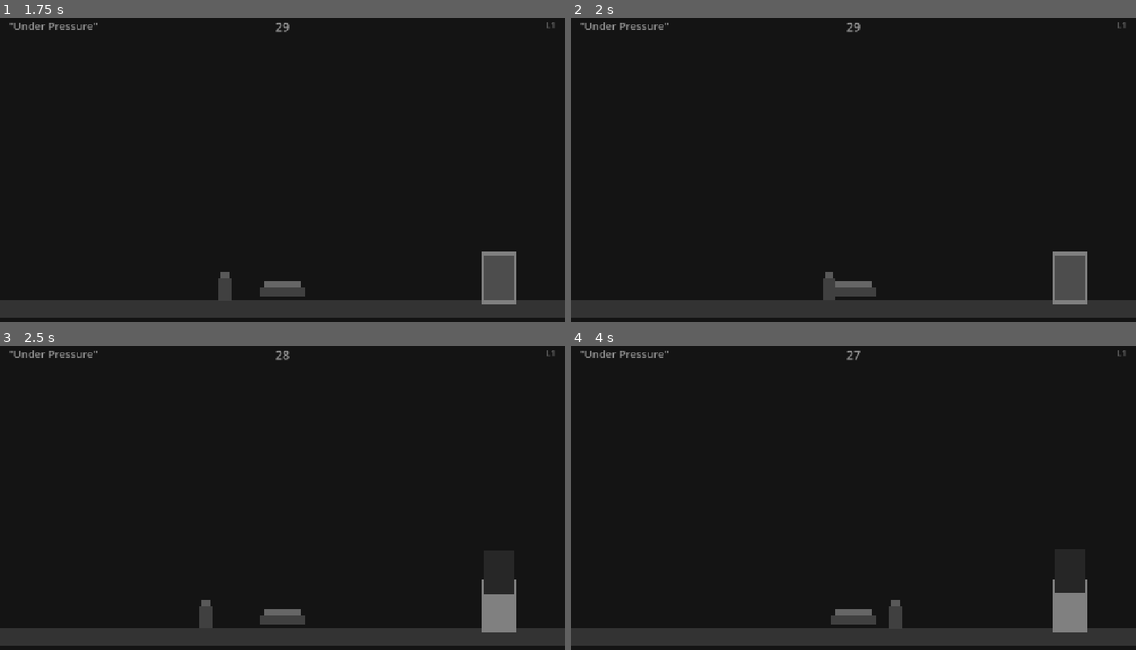
Above: before the commit, frames 1-4 (two rows, left to right).
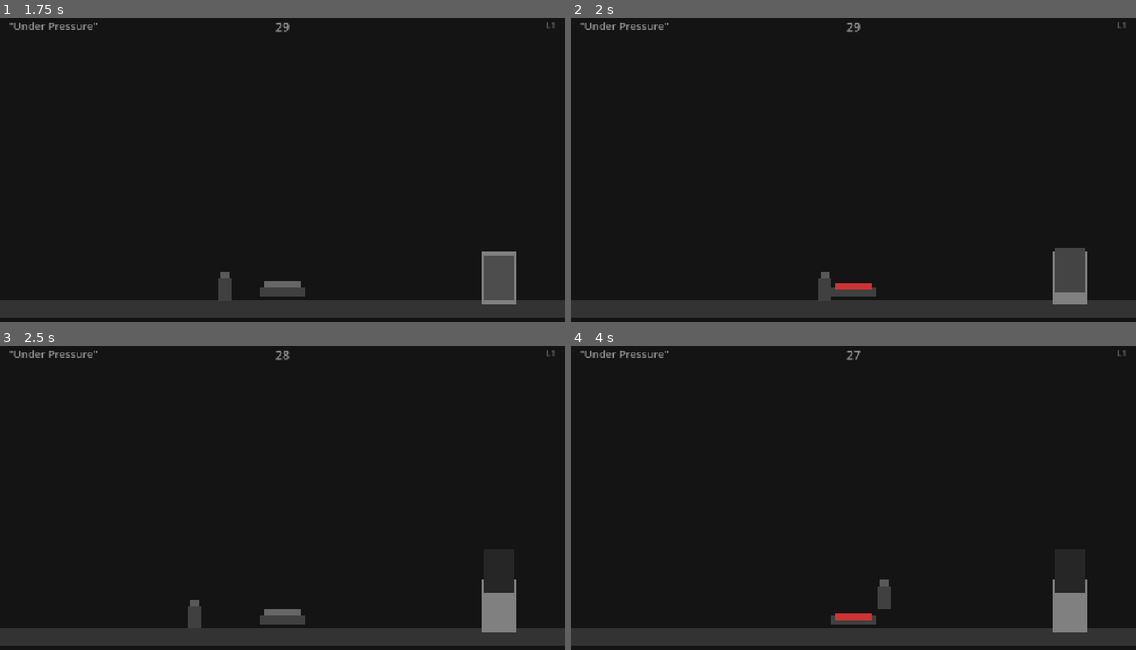
Above: after the commit, the same moments.

Repository: labradorsedsota/oneroom
Game: Godot game, scene res://scenes/main.tscn
Two runs of this game, one before a commit and one after it. Both use one fixed random seed, a clock stepped at 60 frames per second and the inputs below.
Inputs (mouse positions are in pixels of both pictures, inside the frame that each line leads up to):
- Up to frame 1 (1.75 s): move the mouse to (406, 151) at 0.52 s; hold D (move_right) from 0.53 s (still down); click (406, 151) at 0.67 s; tap Space (jump) at 0.77, 1.52 s; move the mouse to (169, 185) at 1.27 s
- Up to frame 2 (2 s): keep holding D (move_right)
- Up to frame 3 (2.5 s): move the mouse to (339, 425) at 2.02 s; release D (move_right) at 2.03 s; hold A (move_left) from 2.03 s (still down)
- Up to frame 4 (4 s): move the mouse to (825, 558) at 2.77 s; release A (move_left) at 2.78 s; hold D (move_right) from 2.78 s (still down); click (825, 558) at 2.92 s; tap Space (jump) at 3.02, 3.77 s; move the mouse to (1023, 543) at 3.52 s

Frame 1 is identical in both runs. In frame 2, 0.6% of the frame differs, in the area x 43-91%, y 75-93%; in frame 3, 0.4%; in frame 4, 0.7%, in the area x 46-59%, y 76-93%.

Commit message:
add solid collision to all buttons - prevent player from passing through

Diff:
--- a/scripts/button_interactive.gd
+++ b/scripts/button_interactive.gd
@@ -15,15 +15,20 @@
 var is_pressed: bool = false
 var original_top_position: Vector2
 var bodies_on_button: Array[Node2D] = []
+var solid_body: StaticBody2D = null
 
 # Colors
 const COLOR_INACTIVE = Color(0.4, 0.4, 0.4)  # Gray
 const COLOR_ACTIVE = Color(0.8, 0.2, 0.2)    # Red
 
+# Margin for the trigger zone extension (must be >= player half-width 15px)
+const TRIGGER_MARGIN: float = 30.0
+
 func _ready() -> void:
 	if button_top:
 		original_top_position = button_top.position
 		button_top.color = COLOR_INACTIVE
+	_create_solid_collision()
 
 func _physics_process(_delta: float) -> void:
 	# For require_stopped mode, check velocity each frame
@@ -87,3 +92,50 @@
 	tween.tween_property(button_top, "position:y", original_top_position.y, press_duration)
 
 	button_released.emit()
+
+## Solid collision: prevents player from passing through the button
+func _create_solid_collision() -> void:
+	if not button_base or not button_top:
+		return
+
+	# Calculate full button bounds from visual elements
+	var min_x = min(button_base.offset_left, button_top.offset_left)
+	var max_x = max(button_base.offset_right, button_top.offset_right)
+	var min_y = min(button_base.offset_top, button_top.offset_top)
+	var max_y = max(button_base.offset_bottom, button_top.offset_bottom)
+
+	var width = max_x - min_x
+	var height = max_y - min_y
+	var center_x = (min_x + max_x) / 2.0
+	var center_y = (min_y + max_y) / 2.0
+
+	# --- 1. Create StaticBody2D so the player can't walk/fall through ---
+	solid_body = StaticBody2D.new()
+	# Use layer 3 (value 4) instead of ground layer 2:
+	# Player collision_mask=6 (layers 2+3) → collides with button ✓
+	# RigidBody boxes (mask=3, layers 1+2) → pass through button ✓ (needed for L9)
+	solid_body.collision_layer = 4
+	solid_body.collision_mask = 0
+
+	var solid_shape = RectangleShape2D.new()
+	solid_shape.size = Vector2(width, height)
+
+	var solid_col = CollisionShape2D.new()
+	solid_col.shape = solid_shape
+	solid_col.position = Vector2(center_x, center_y)
+
+	solid_body.add_child(solid_col)
+	add_child(solid_body)
+
+	# --- 2. Extend the Area2D trigger zone so it detects the player ---
+	# standing on top / touching the side of the solid body.
+	# We add TRIGGER_MARGIN in every direction beyond the solid body bounds.
+	var trigger = $CollisionShape2D
+	if trigger:
+		var new_trigger_shape = RectangleShape2D.new()
+		new_trigger_shape.size = Vector2(
+			width + TRIGGER_MARGIN * 2,
+			height + TRIGGER_MARGIN * 2
+		)
+		trigger.shape = new_trigger_shape
+		trigger.position = Vector2(center_x, center_y)
--- a/scripts/level_05.gd
+++ b/scripts/level_05.gd
@@ -36,6 +36,9 @@
 
 	# Get indicator lights
 	_setup_indicators()
+
+	# Add solid collision to button so player can stand on it
+	_create_button_collision()
 
 func _setup_indicators() -> void:
 	indicator_lights.clear()
@@ -122,3 +125,43 @@
 
 func _on_player_entered_door() -> void:
 	level_complete.emit()
+
+func _create_button_collision() -> void:
+	var button_base_node = button.get_node_or_null("ButtonBase")
+	var button_top_node = button.get_node_or_null("ButtonTop")
+	if not button_base_node or not button_top_node:
+		return
+
+	var min_x = min(button_base_node.offset_left, button_top_node.offset_left)
+	var max_x = max(button_base_node.offset_right, button_top_node.offset_right)
+	var min_y = min(button_base_node.offset_top, button_top_node.offset_top)
+	var max_y = max(button_base_node.offset_bottom, button_top_node.offset_bottom)
+
+	var width = max_x - min_x
+	var height = max_y - min_y
+	var center_x = (min_x + max_x) / 2.0
+	var center_y = (min_y + max_y) / 2.0
+
+	# Solid body: layer 3 (value 4) — player mask=6 includes it, boxes don't
+	var solid = StaticBody2D.new()
+	solid.collision_layer = 4
+	solid.collision_mask = 0
+
+	var shape = RectangleShape2D.new()
+	shape.size = Vector2(width, height)
+
+	var col = CollisionShape2D.new()
+	col.shape = shape
+	col.position = Vector2(center_x, center_y)
+
+	solid.add_child(col)
+	button.add_child(solid)
+
+	# Extend trigger zone with margin
+	var trigger_margin := 30.0
+	var trigger = button.get_node_or_null("CollisionShape2D")
+	if trigger:
+		var new_shape = RectangleShape2D.new()
+		new_shape.size = Vector2(width + trigger_margin * 2, height + trigger_margin * 2)
+		trigger.shape = new_shape
+		trigger.position = Vector2(center_x, center_y)
